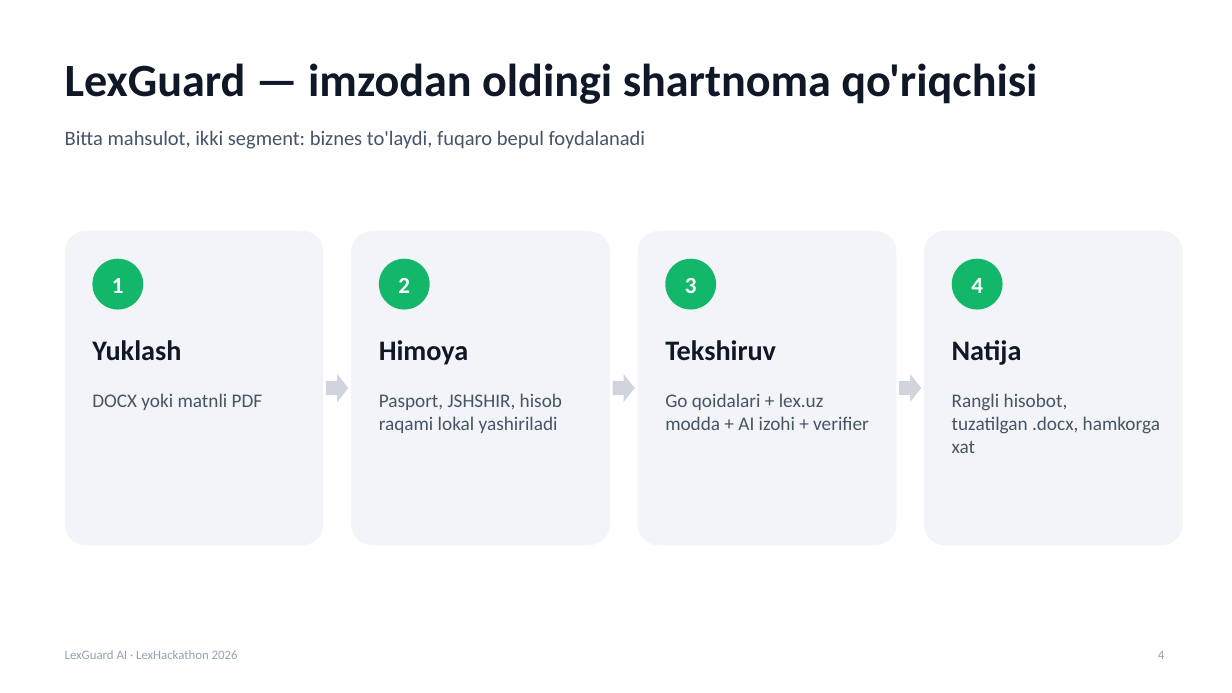
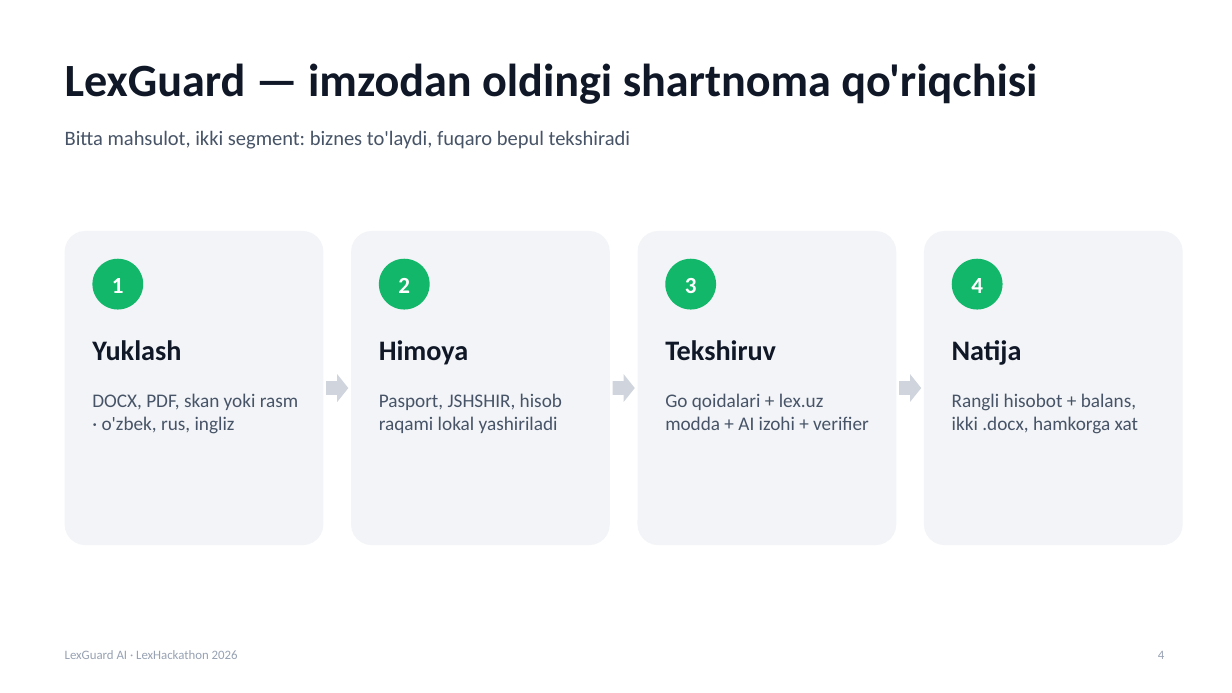
Before and after one commit to Vafoyev/LexHackaton_DNK_CODE, a slide deck: slide 4 of presentation/LexGuard-AI-Taqdimot.pptx. Drawn at 1232x693 pixels with LibreOffice and Linux fonts; fonts in the diff are those of the drawing. Boxes give left, top, right and bottom in pixels: in the first picture for what was removed or moved away, otherwise in the second. Text is boxed around its words. In the diff, an @@ line names an element or a change of style, - is before the commit and + after.

```diff
--- a/presentation/LexGuard-AI-Taqdimot.pptx
+++ b/presentation/LexGuard-AI-Taqdimot.pptx
@@ text at (65, 130, 630, 149): text changed @@
-Bitta mahsulot, ikki segment: biznes to'laydi, fuqaro bepul foydalanadi
+Bitta mahsulot, ikki segment: biznes to'laydi, fuqaro bepul tekshiradi
@@ text at (92, 393, 298, 434): text changed @@
-DOCX yoki matnli PDF
+DOCX, PDF, skan yoki rasm · o'zbek, rus, ingliz
@@ text at (952, 393, 1138, 434): text changed @@
-Rangli hisobot, tuzatilgan .docx, hamkorga xat
+Rangli hisobot + balans, ikki .docx, hamkorga xat
```
Also in this commit, not shown: 11 other slides changed, 5 other files.
